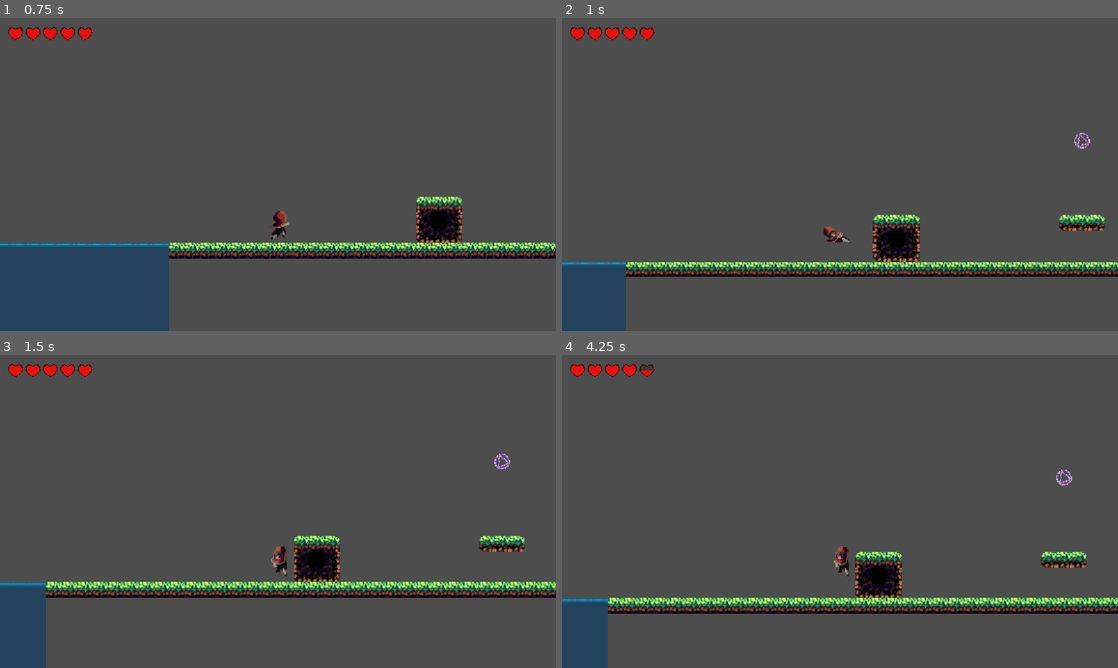
Above: before the commit, frames 1-4 (two rows, left to right).
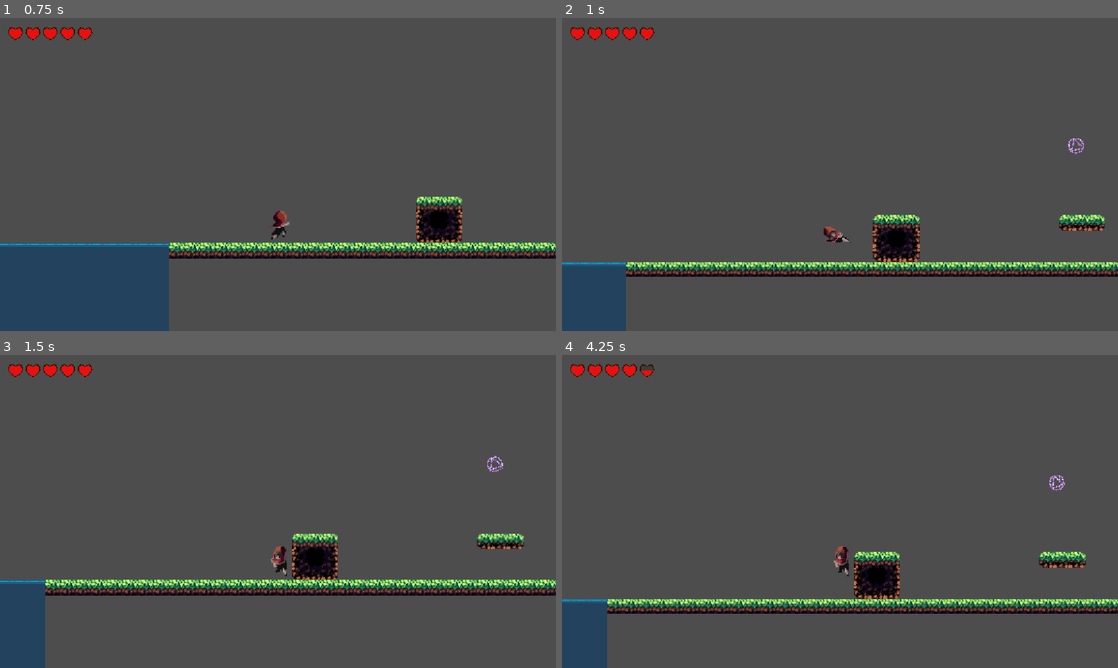
Above: after the commit, the same moments.

Repository: VMacuco/DCC148-Trabalho-2
Game: Godot game, scene res://Scenes/Maps/mapa_de_teste.tscn
Two runs of this game, one before a commit and one after it. Both use one fixed random seed, a clock stepped at 60 frames per second and the inputs below. The project has no main scene, so this scene is started directly.
Inputs (mouse positions are in pixels of both pictures, inside the frame that each line leads up to):
- Up to frame 1 (0.75 s): move the mouse to (400, 158) at 0.52 s; press the mouse at (400, 158) at 0.53 s; hold D (direita) from 0.53 s (still down)
- Up to frame 2 (1 s): keep holding D (direita); tap Space (pulo) at 0.77 s; tap Shift (dash) at 0.8 s
- Up to frame 3 (1.5 s): keep holding D (direita); move the mouse to (166, 527) at 1.27 s; release the mouse at (166, 527) at 1.28 s; tap Shift (dash) at 1.35 s
- Up to frame 4 (4.25 s): tap Space (pulo) at 1.52, 3.02, 3.77 s; click (728, 527) at 1.55 s; move the mouse to (895, 442) at 2.02 s; release D (direita) at 2.03 s; press the mouse at (895, 442) at 2.03 s; hold A (esquerda) 2.03-2.78 s; tap Shift (dash) at 2.3, 2.85, 3.8 s; move the mouse to (812, 574) at 2.77 s; release the mouse at (812, 574) at 2.78 s; hold D (direita) from 2.78 s (still down); click (812, 574) at 3.05 s; move the mouse to (1006, 558) at 3.52 s; press the mouse at (1006, 558) at 3.53 s

Frame 1 is identical in both runs. In frame 2, 0.1% of the frame differs, in the area x 91-95%, y 36-44%; in frame 3, 6.1%, in the area x 0-100%, y 31-100%; in frame 4, 4.4%.

Commit message:
Melhorias no movimeno do pj

Diff:
--- a/dcc-148-trab-2/Scenes/Maps/mapa_de_teste.tscn
+++ b/dcc-148-trab-2/Scenes/Maps/mapa_de_teste.tscn
@@ -223,11 +223,12 @@
 SWING_KICK = 400.0
 
 [node name="Whip_Target" parent="." unique_id=2015582509 instance=ExtResource("3_8rmst")]
-position = Vector2(627, -220)
+position = Vector2(622, -224)
 scale = Vector2(0.5, 0.5)
 collision_layer = 1
 type = 1
 texture = ExtResource("4_ku6ma")
+zone_radius = 300.0
 sprite_angle_offset = 0.0
 track_range = 400.0
 
@@ -261,16 +262,17 @@
 position = Vector2(-0.24841309, -0.13912964)
 
 [node name="Whip_Target3" parent="." unique_id=1465779911 instance=ExtResource("3_8rmst")]
-position = Vector2(462, -219)
+position = Vector2(300, -213)
 scale = Vector2(0.5, 0.5)
 collision_layer = 1
 type = 1
 texture = ExtResource("4_ku6ma")
+zone_radius = 300.0
 sprite_angle_offset = 0.0
 track_range = 400.0
 
 [node name="Whip_Target2" parent="." unique_id=1702867895 instance=ExtResource("3_8rmst")]
-position = Vector2(472, -61)
+position = Vector2(466, -56)
 scale = Vector2(0.5, 0.5)
 texture = ExtResource("5_rmlq0")
 sprite_angle_offset = 0.0
--- a/dcc-148-trab-2/Scenes/Player/Player.tscn
+++ b/dcc-148-trab-2/Scenes/Player/Player.tscn
@@ -700,6 +700,8 @@
 [sub_resource type="RectangleShape2D" id="RectangleShape2D_h0jfm"]
 size = Vector2(28, 12)
 
+[sub_resource type="RectangleShape2D" id="RectangleShape2D_3pm27"]
+
 [sub_resource type="RectangleShape2D" id="RectangleShape2D_bl6ij"]
 size = Vector2(19, 27)
 
@@ -711,19 +713,25 @@
 position = Vector2(2, -8.5)
 scale = Vector2(1, 0.953125)
 sprite_frames = SubResource("SpriteFrames_h0jfm")
-animation = &"damage"
-frame = 6
-frame_progress = 1.0
+animation = &"Walk"
 script = ExtResource("3_h54ih")
 
 [node name="Colision" type="CollisionShape2D" parent="." unique_id=428085725]
-position = Vector2(4.5, 5)
+position = Vector2(3, 5)
 shape = SubResource("RectangleShape2D_ryepx")
 
 [node name="Colison_dash" type="CollisionShape2D" parent="." unique_id=1030888764]
-position = Vector2(7, 15)
+position = Vector2(3, 15)
 shape = SubResource("RectangleShape2D_h0jfm")
 disabled = true
+
+[node name="ShapeCast2D" type="ShapeCast2D" parent="Colison_dash" unique_id=1134860510]
+position = Vector2(0, -4)
+scale = Vector2(1.2, 1)
+enabled = false
+shape = SubResource("RectangleShape2D_3pm27")
+target_position = Vector2(0, -15)
+collide_with_areas = true
 
 [node name="Camera2D" type="Camera2D" parent="." unique_id=1038382445]
 offset = Vector2(0, -50)
@@ -742,7 +750,7 @@
 script = ExtResource("7_t26db")
 
 [node name="CollisionShape2D" type="CollisionShape2D" parent="Hurtbox" unique_id=147857729]
-position = Vector2(4.5, 5.5)
+position = Vector2(3, 5)
 shape = SubResource("RectangleShape2D_bl6ij")
 
 [connection signal="area_entered" from="Hurtbox" to="Hurtbox" method="_on_area_entered"]
--- a/dcc-148-trab-2/Scenes/Player/player.gd
+++ b/dcc-148-trab-2/Scenes/Player/player.gd
@@ -12,6 +12,9 @@
 @export var SWING_KICK := 150.0
 @export var SWING_RELEASE_LOCK := 0.2
 @export_flags_2d_physics var WHIP_MASK := 5  # layers 1 (mundo) + 3 (alvos)
+@export var WHIP_COOLDOWN : float = 0.6
+@export var WHIP_END_COOLDOWN : float = 0.3
+@export var SWING_MIN_DISTANCE : float = 20.0
 
 var whip_state := WhipState.NONE
 var whip_dir := Vector2.RIGHT
@@ -23,6 +26,7 @@
 var swing_omega := 0.0
 var swing_length := 0.0
 var swing_sign := 1.0
+var whip_cooldow : float = 0.0
 
 @onready var whip_line: Line2D = $WhipLine
 
@@ -53,6 +57,8 @@
 @onready var ColisionBox := $Colision
 @onready var Colision_dash := $Colison_dash
 @onready var Hurtbox := $Hurtbox/CollisionShape2D
+@onready var Collision_Cast := $Colison_dash/ShapeCast2D
+
 
 
 func _ready() -> void:
@@ -65,6 +71,8 @@
 	GameMannager.Checkpoint = global_position
 
 func _physics_process(delta: float) -> void:
+	whip_cooldow = maxf(whip_cooldow - delta, 0.0)
+
 	if GameMannager.is_player_dead:
 		end_whip()
 		velocity = Vector2.ZERO
@@ -135,7 +143,8 @@
 	handle_wall_slide(direction, delta)
 
 	#Disparar Chicote
-	if Input.is_action_just_pressed("chicote") and whip_state == WhipState.NONE:
+	if Input.is_action_just_pressed("chicote") and whip_cooldow <= 0.0 and whip_state == WhipState.NONE:
+		whip_cooldow = WHIP_COOLDOWN
 		if pendulum_zone_target:
 			start_swing(pendulum_zone_target)
 		else:
@@ -155,14 +164,22 @@
 	dash_blocked = true
 	dash_dir = facing
 	wall_jump_lock = 0.0
+	Hurtbox.set_deferred("disable", true)
 	ColisionBox.set_deferred("disabled", true)
 	Colision_dash.set_deferred("disabled", false)
+	Collision_Cast.set_deferred("enabled", true)
+
 
 	await get_tree().create_timer(DASH_TIME).timeout
+
+	while Collision_Cast.is_colliding():
+		await get_tree().create_timer(DASH_TIME/2).timeout
 
 	is_dashing = false
 	ColisionBox.set_deferred("disabled", false)
 	Colision_dash.set_deferred("disabled", true)
+	Collision_Cast.set_deferred("enabled", false)
+	Hurtbox.set_deferred("disable", true)
 	velocity.x = 0.0
 
 
@@ -266,6 +283,8 @@
 # pendulo
 func start_swing(target: Whip_Target) -> void:
 	var r: Vector2 = global_position - target.global_position
+	if r.length() < SWING_MIN_DISTANCE:
+		return
 	if r.y <= 0.0:
 		return  # jogador acima do pivô: não há pêndulo possível
 
@@ -322,6 +341,8 @@
 
 #Comum
 func end_whip() -> void:
+	if whip_state != WhipState.NONE:
+		whip_cooldow = maxf(whip_cooldow, WHIP_END_COOLDOWN)
 	whip_state = WhipState.NONE
 	whip_target = null
 	whip_line.clear_points()
--- a/dcc-148-trab-2/Scenes/whip_target.tscn
+++ b/dcc-148-trab-2/Scenes/whip_target.tscn
@@ -13,6 +13,7 @@
 [node name="Whip_Target" type="Area2D" unique_id=2015582509]
 collision_layer = 5
 script = ExtResource("1_cfv6f")
+zone_radius = 150.0
 
 [node name="Sprite2D" type="Sprite2D" parent="." unique_id=335133470]
 scale = Vector2(0.5, 0.5)
--- a/dcc-148-trab-2/project.godot
+++ b/dcc-148-trab-2/project.godot
@@ -70,6 +70,11 @@
 "events": [Object(InputEventKey,"resource_local_to_scene":false,"resource_name":"","device":-1,"window_id":0,"alt_press …(192 unchanged characters)…
 ]
 }
+Menu={
+"deadzone": 0.2,
+"events": [Object(InputEventKey,"resource_local_to_scene":false,"resource_name":"","device":-1,"window_id":0,"alt_pressed":false,"shift_pressed":false,"ctrl_pressed":false,"meta_pressed":false,"pressed":false,"keycode":0,"physical_keycode":4194305,"key_label":0,"unicode":0,"location":0,"echo":false,"script":null)
+]
+}
 
 [layer_names]
 
--- a/dcc-148-trab-2/whip_target.gd
+++ b/dcc-148-trab-2/whip_target.gd
@@ -19,7 +19,7 @@
 		if is_node_ready():
 			$Sprite2D.texture = texture
 
-@export var zone_radius := 150.0:
+@export var zone_radius := 300.0:
 	set(value):
 		zone_radius = value
 		if is_node_ready():
Not shown, added: dcc-148-trab-2/Assests/Tileset/Floresta Noite/!readme!.txt
Binary file added: dcc-148-trab-2/Assests/Tileset/Floresta Noite/_stringstar_fields.aseprite
Binary file added: dcc-148-trab-2/Assests/Tileset/Floresta Noite/background_0.png
Not shown, added: dcc-148-trab-2/Assests/Tileset/Floresta Noite/background_0.png.import
Binary file added: dcc-148-trab-2/Assests/Tileset/Floresta Noite/background_1.png
Not shown, added: dcc-148-trab-2/Assests/Tileset/Floresta Noite/background_1.png.import
Binary file added: dcc-148-trab-2/Assests/Tileset/Floresta Noite/background_2.png
Not shown, added: dcc-148-trab-2/Assests/Tileset/Floresta Noite/background_2.png.import
Binary file added: dcc-148-trab-2/Assests/Tileset/Floresta Noite/example.png
Not shown, added: dcc-148-trab-2/Assests/Tileset/Floresta Noite/example.png.import
Binary file added: dcc-148-trab-2/Assests/Tileset/Floresta Noite/tileset.png
Not shown, added: dcc-148-trab-2/Assests/Tileset/Floresta Noite/tileset.png.import
